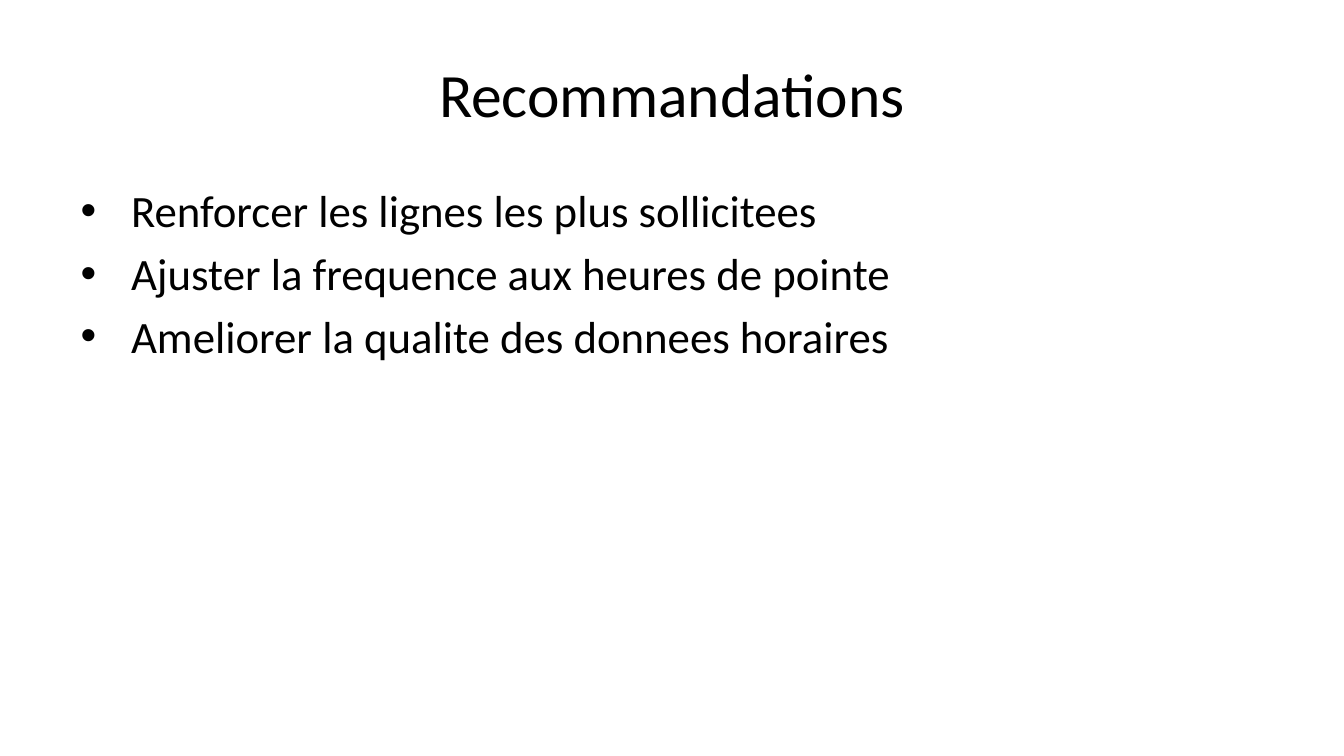
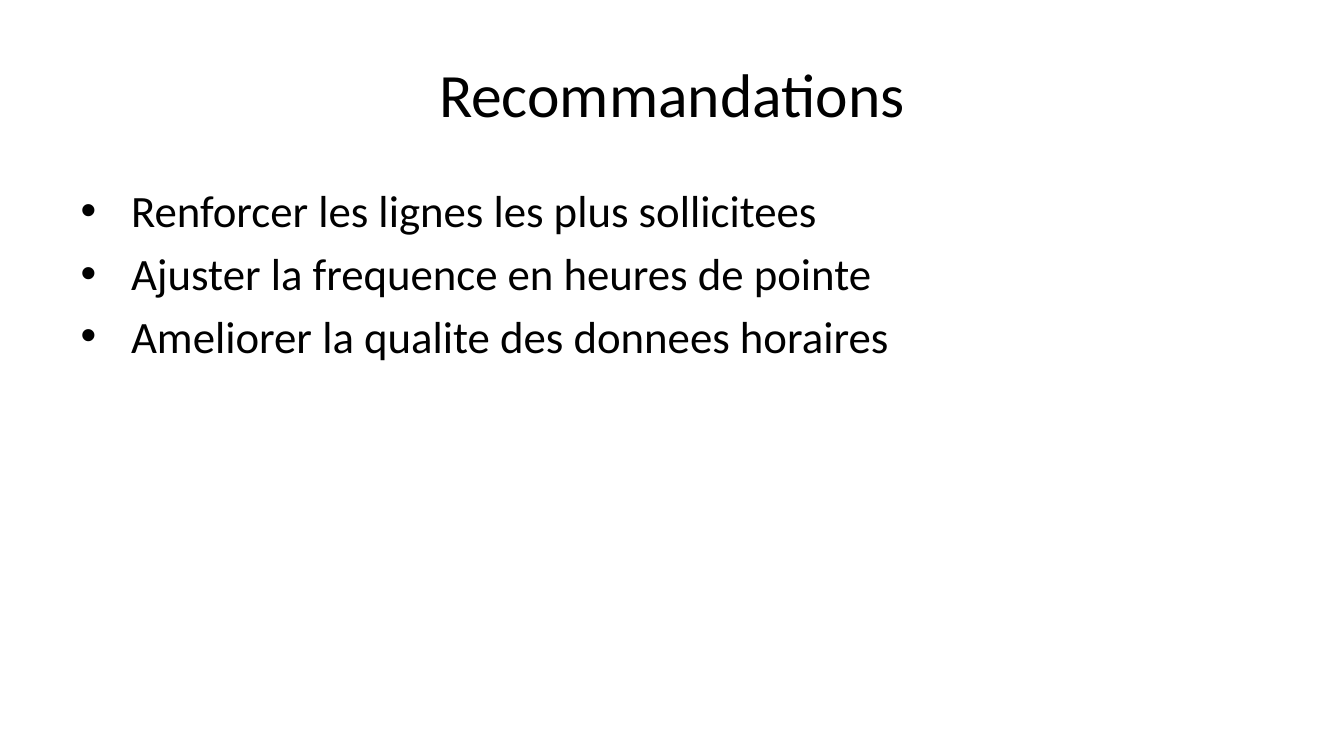
Before and after one commit to OumarouAhmed/Projet_R, a slide deck: slide 11 of docs/slides/presentation.pptx (slide 10 before the commit). Drawn at 1344x756 pixels with LibreOffice and Linux fonts; fonts in the diff are those of the drawing. Boxes give left, top, right and bottom in pixels: in the first picture for what was removed or moved away, otherwise in the second. Text is boxed around its words. In the diff, an @@ line names an element or a change of style, - is before the commit and + after.

```diff
--- a/docs/slides/presentation.pptx
+++ b/docs/slides/presentation.pptx
@@ text at (x1=131, y1=259, x2=871, y2=298): text changed @@
-• Ajuster la frequence aux heures de pointe
+• Ajuster la frequence en heures de pointe
```
Also in this commit, not shown: 2 other slides changed, 1 slide added, 8 other files.
